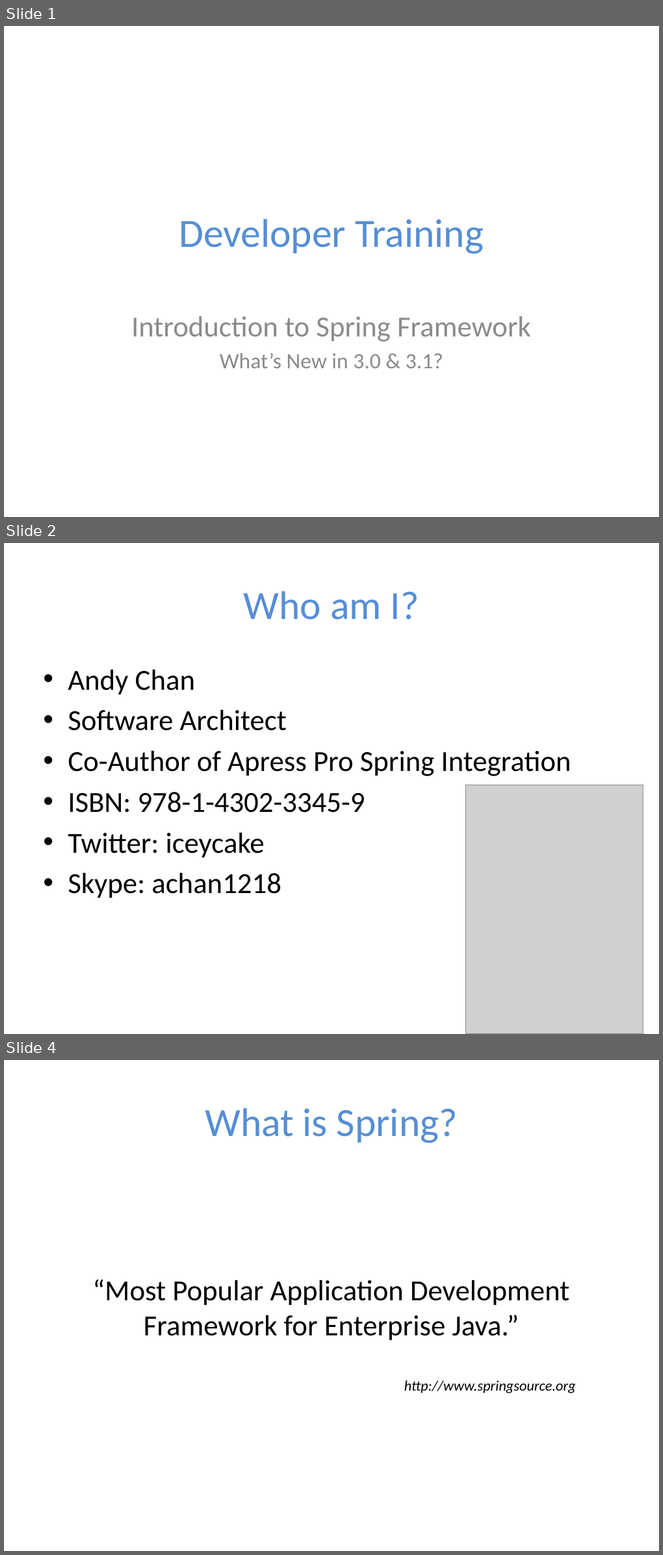
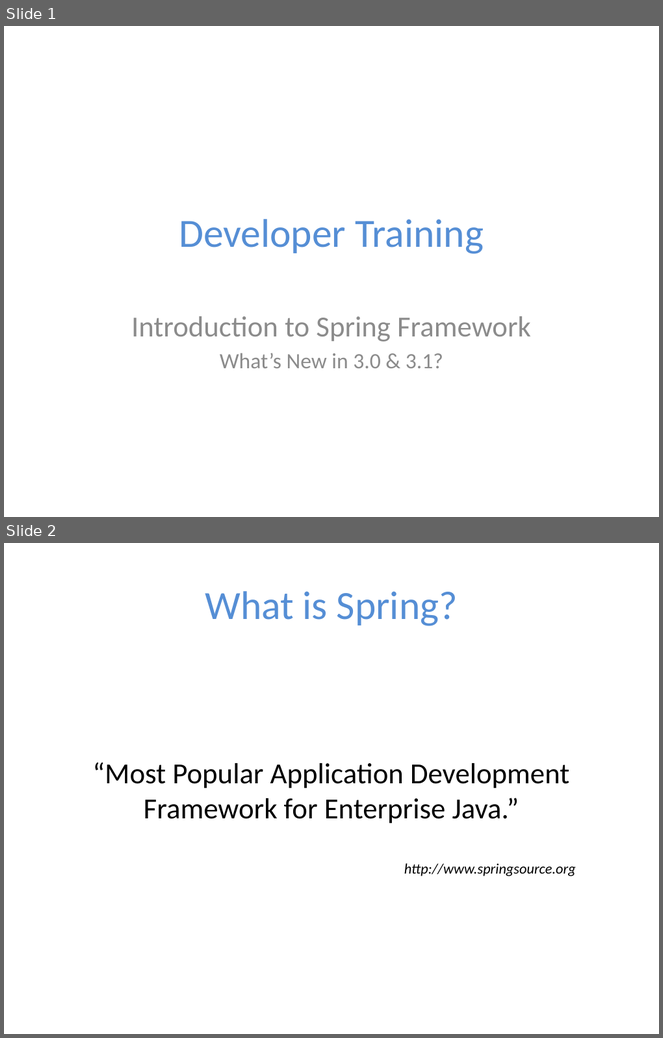
Before and after one commit to anverbogatov/Java-courses, a slide deck: Spring framework/Spring IoC.pptx. Shown one above the other, each under a label of ours: slides 1, 2 and 4 before the commit, slides 1 and 2 after it; the slides between them are not shown. The pictures are 663x1555 and 663x1038 pixels, drawn with LibreOffice and Linux fonts; fonts in the diff are those of the drawing; grey boxes stand for pictures; background and template pictures are left out. Boxes give left, top, right and bottom in pixels: in the first picture for what was removed or moved away, otherwise in the second. Text is boxed around its words. In the diff, an @@ line names an element or a change of style, - is before the commit and + after.

Commit message:
Obsolete slides were removed from Spring IoC presentation

```diff
--- a/Spring framework/Spring IoC.pptx
+++ b/Spring framework/Spring IoC.pptx
@@ slide 2 removed at (4,543,659,1034), background #FFFFFF @@
@@ title removed at (244,591,419,620) @@
-Who am I?
@@ text removed at (68,670,571,899) @@
-• Andy Chan
-• Software Architect
-• Co-Author of Apress Pro Spring Integration
-• ISBN: 978-1-4302-3345-9
-• Twitter: iceycake
-• Skype: achan1218
@@ picture removed at (466,785,644,1034) @@
@@ what was slide 4 is now slide 2 @@
```
Also in this commit, not shown: 1 other slide removed.
